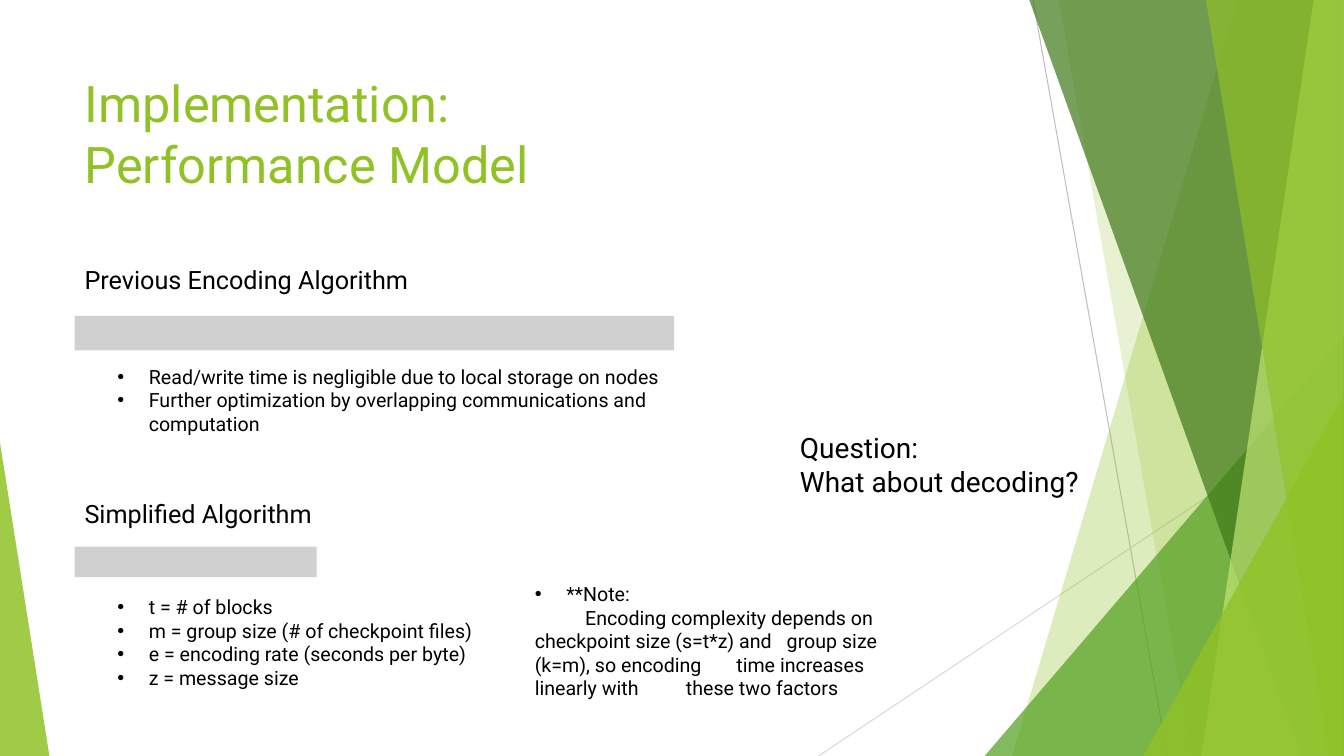
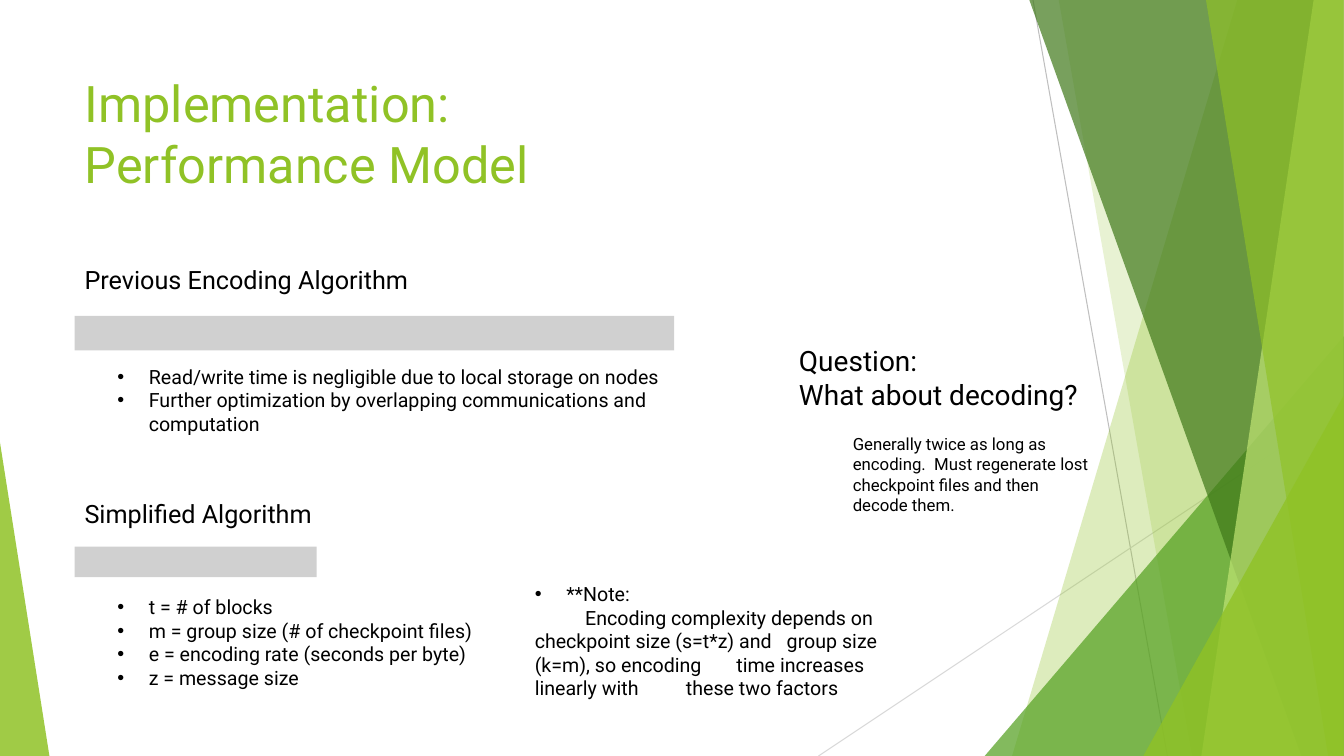
Before and after one commit to epaulz/fall2018, a slide deck: slide 14 of 4820/presentation/epaulz_fti-presentation.pptx. Drawn at 1344x756 pixels with LibreOffice and Linux fonts; fonts in the diff are those of the drawing; grey boxes stand for pictures. Boxes give left, top, right and bottom in pixels: in the first picture for what was removed or moved away, otherwise in the second. Text is boxed around its words. In the diff, an @@ line names an element or a change of style, - is before the commit and + after.

```diff
--- a/4820/presentation/epaulz_fti-presentation.pptx
+++ b/4820/presentation/epaulz_fti-presentation.pptx
@@ text "Question:": place and size @@
-text "Question:" at [800,437,1078,498]
+text "Question:" at [799,350,1077,411]
@@ text added at [853,437,1088,511], 12 pt, text #000000 @@
+Generally twice as long as encoding. Must regenerate lost checkpoint files and then decode them.
```
Also in this commit, not shown: 2 other slides changed, 1 slide added, 8 other files.
